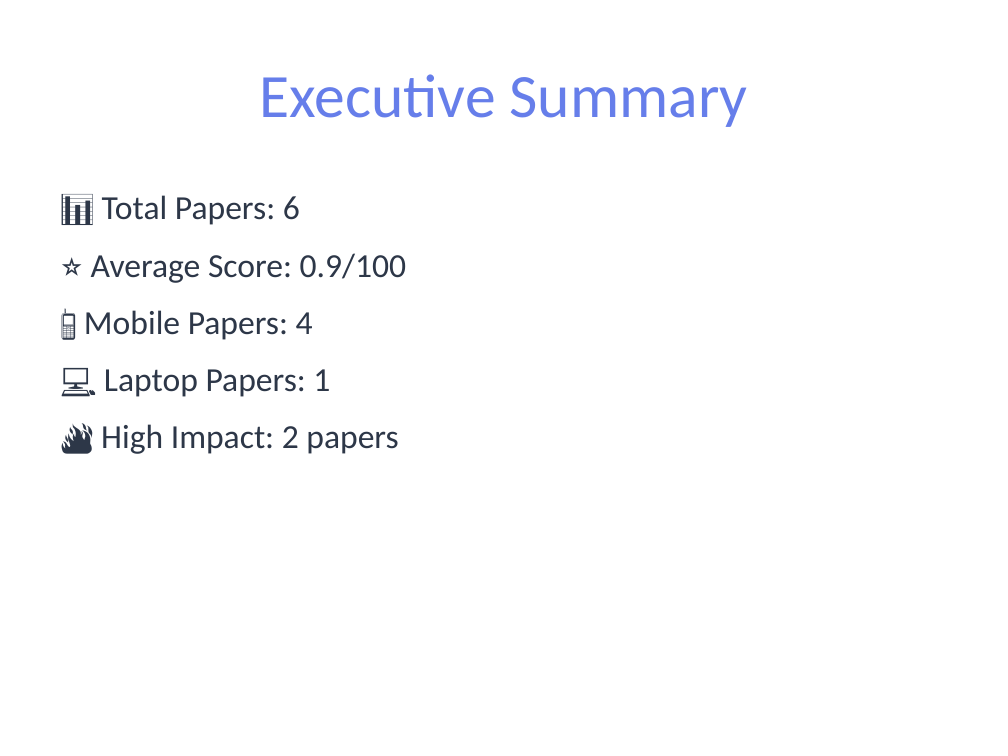
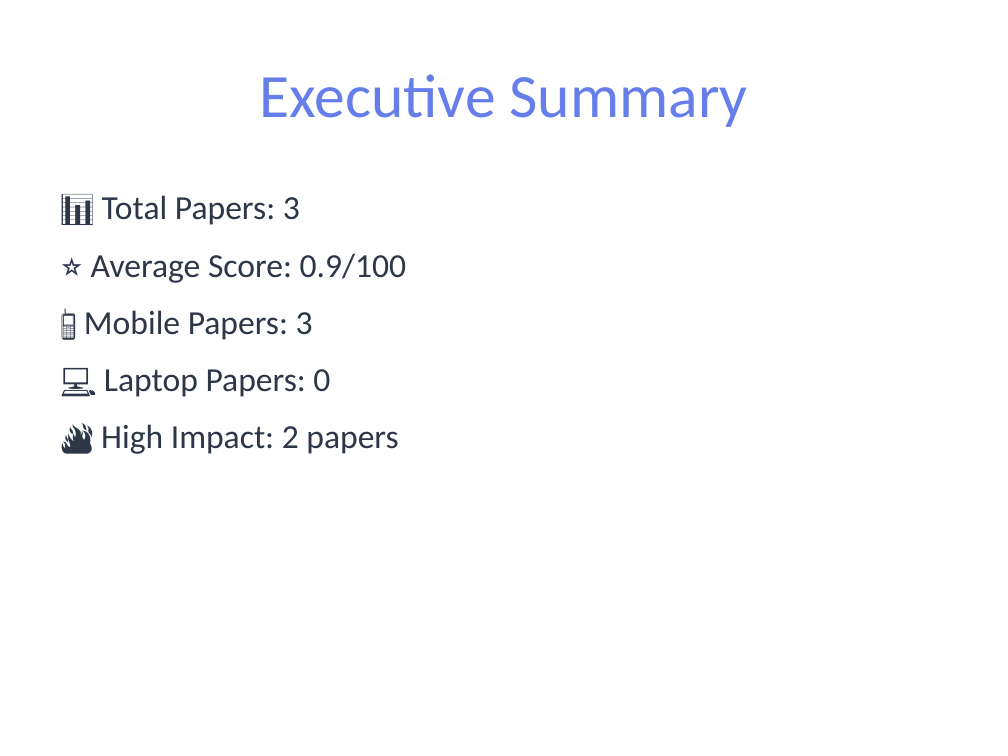
Before and after one commit to pbtsvinaysukhesh/dea-genai-agent, a slide deck: slide 2 of results/reports/report.pptx. Drawn at 1008x756 pixels with LibreOffice and Linux fonts; fonts in the diff are those of the drawing. Boxes give left, top, right and bottom in pixels: in the first picture for what was removed or moved away, otherwise in the second. Text is boxed around its words. In the diff, an @@ line names an element or a change of style, - is before the commit and + after.

```diff
--- a/results/reports/report.pptx
+++ b/results/reports/report.pptx
@@ text at (102, 195, 300, 225): text changed @@
-📊 Total Papers: 6
+📊 Total Papers: 3
@@ text at (84, 310, 330, 397): text changed @@
-📱 Mobile Papers: 4
-💻 Laptop Papers: 1
+📱 Mobile Papers: 3
+💻 Laptop Papers: 0
```
Also in this commit, not shown: 7 other slides changed, 3 slides removed, 6 other files.
